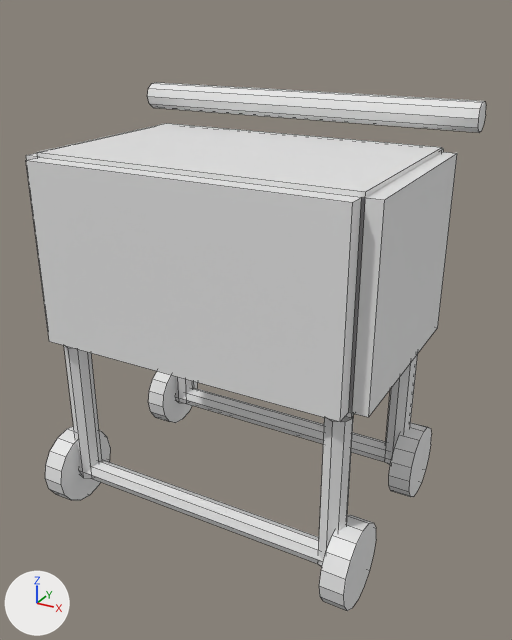
The FBX model assets/items/Shopping Cart.fbx, before and after one commit.
One viewpoint serves both versions: a 50 mm lens placed at (1.15, -2.01, 0.74), pointed at (0.05, -0.01, -0.26). Lighting does not change. The marker at lower left points along +X, +Y and +Z. The picture after the commit comes second. Mesh edges are drawn as thin lines. Vertices at exactly the same position are counted once.

Script lines for the objects in view, before the commit:
```python
me_cube_186 = bpy.data.meshes.new('Cube.186')
me_cube_186.from_pydata(...)  # 276 vertices, 174 faces; spans x -0.65..0.65, y -0.466..0.464, z -0.968..0.51
me_cube_186.materials.append(mat_shopping_cart_mat)  # white #e7e7e7
ob_shopping_cart = bpy.data.objects.new('Shopping Cart', me_cube_186)
ob_shopping_cart.location = (0.0, 0.006, -0.042)
```
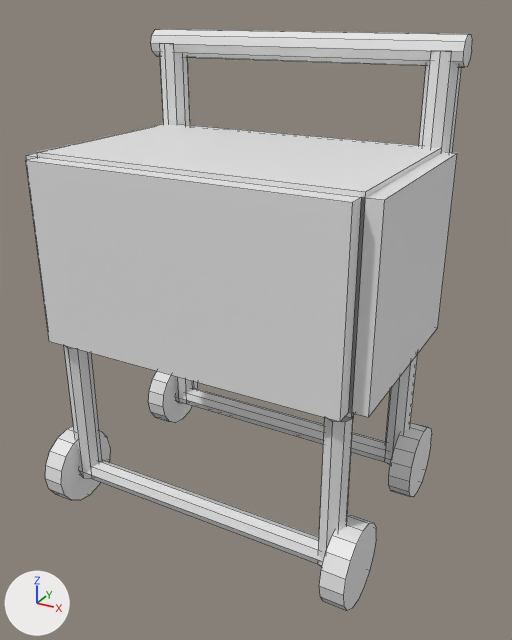
Where the newer file only moved an object's origin or applied its transform, the numbers keep the older frame.

Scene script edits in JSON lines:
```json
{"block": "me_cube_186", "where": "# used by ob_shopping_cart; location = (0.0, 0.006, -0.042)"}
{"op": "remove", "block": "me_cube_186", "code": "me_cube_186.from_pydata(...)  # 276 vertices, 174 faces; spans x -0.65..0.65, y -0.466..0.464, z -0.968..0.51"}
{"op": "add", "block": "me_cube_186", "code": "me_cube_186.from_pydata(...)  # 316 vertices, 198 faces; spans x -0.6..0.6, y -0.466..0.454, z -0.968..0.71"}
{"block": "me_cube_186", "change": "me_cube_186 part 1: a new loose piece, a 10-sided cylinder along z spanning x -0.572..-0.468, y 0.319..0.429, z 0.322..0.662, in mat_shopping_cart_mat (white #e7e7e7)"}
{"block": "me_cube_186", "change": "me_cube_186 part 2: a new loose piece, a 10-sided cylinder along z spanning x 0.468..0.572, y 0.319..0.429, z 0.322..0.662, in mat_shopping_cart_mat (white #e7e7e7)"}
{"block": "me_cube_186", "change": "me_cube_186 part 3: a new loose piece, a 10-sided cylinder along x spanning x -0.59..0.59, y 0.324..0.424, z 0.615..0.71, in mat_shopping_cart_mat (white #e7e7e7)"}
{"block": "me_cube_186", "change": "me_cube_186 part 4: the loose piece of 20 vertices spanning x -0.65..0.65, y 0.364..0.464, z 0.415..0.51 is deleted"}
```

Location of each change, [x1, y1, x2, y2] in pixels of the pictures (512 x 640 px):
```json
{"object": "Shopping Cart", "change": "reshaped", "before": [26, 82, 486, 611], "after": [26, 29, 472, 611], "on screen": "10% taller"}
{"part": 1, "of": "me_cube_186", "change": "added", "after": [160, 44, 190, 125]}
{"part": 2, "of": "me_cube_186", "change": "added", "after": [419, 51, 462, 153]}
{"part": 3, "of": "me_cube_186", "change": "added", "after": [151, 29, 472, 67]}
{"part": 4, "of": "me_cube_186", "change": "deleted", "before": [147, 82, 486, 132]}
```
